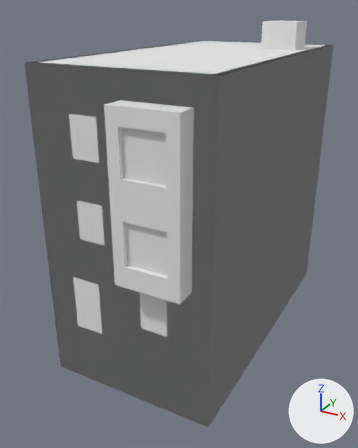
An edit to the glTF model assets/models/buildings/res_old/bld_res_old_c.glb, drawn before and after from the same camera.
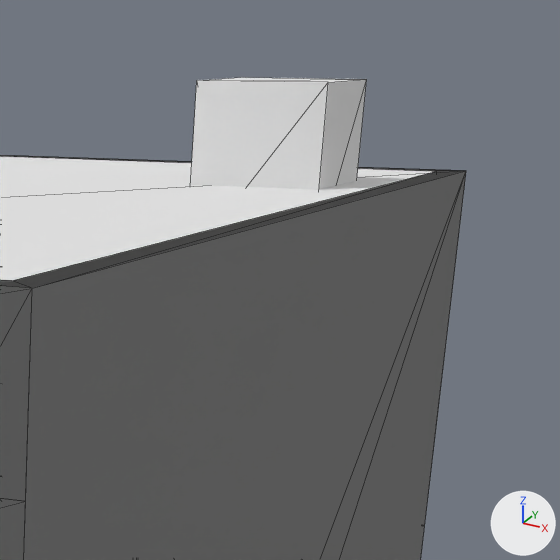
There are two pictures of each version: one whole from a camera (50 mm lens) standing at (9.14, -18.98, 11.59) and looking at (-0.52, -1.41, 2.81), one close up on the part from 59% to 100% of the width and 0% to 33% of the height. Arrows for +X, +Y and +Z are at lower right; the lights stay in place. The older version's two pictures come first. The close-ups show mesh edges as thin lines. Objects named as collision shapes, trigger or cutter boxes, shadow casters or lower levels of detail are left out. Vertices at exactly the same position are counted once.

Names of what the first close-up shows: 'bld_res_old_c_LOD0', 'bld_res_old_c_PROXY'.
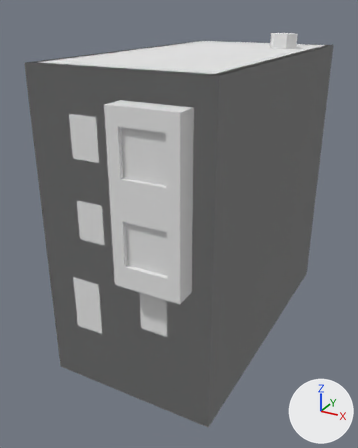
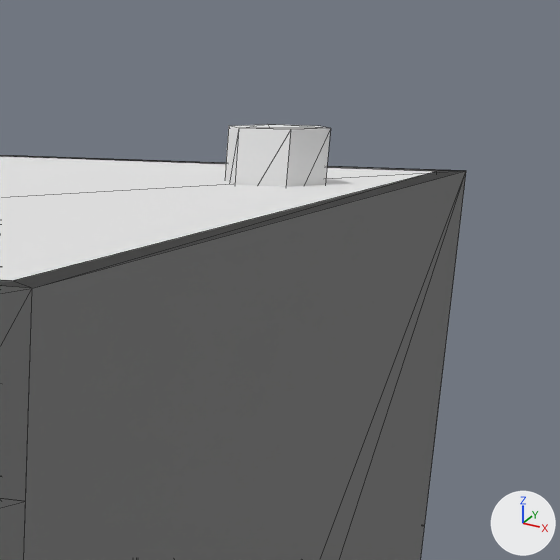
Patch to the scene script:
```diff
--- a/assets/models/buildings/res_old/bld_res_old_c.glb.py
+++ b/assets/models/buildings/res_old/bld_res_old_c.glb.py
@@ me_bld_res_old_c_lod0 @@
 # used by ob_bld_res_old_c_lod0; location = (0.0, 0.0, 0.0)
-me_bld_res_old_c_lod0.from_pydata(...)  # 130 vertices, 182 faces; spans x -3.5..3.5, y -7.3..6.5, z -2.5..11.0
+me_bld_res_old_c_lod0.from_pydata(...)  # 142 vertices, 196 faces; spans x -3.5..3.5, y -7.3..6.5, z -2.5..10.5
+# me_bld_res_old_c_lod0 part 1: the loose piece of 8 vertices spanning x 1.25..2.75, y 2.75..4.25, z 9.0..11.0 is rebuilt with 12 vertices and now spans x 1.4..2.6, y 2.98..4.02, z 9.4..10.5
+# other edits to the shape of me_bld_res_old_c_lod0 do not show in these pictures
 me_bld_res_old_c_lod0.materials.append(mat_mat_kit)
```

What differs and where, as boxes (x1, y1, x2, y2) in the close-ups (560 x 560 px):
'bld_res_old_c_LOD0', reshaped
    before: (0, 77, 466, 560)
    after: (0, 124, 466, 560)
part 1 of me_bld_res_old_c_lod0, rebuilt (40% narrower, 44% shorter)
    before: (190, 77, 366, 190)
    after: (225, 124, 330, 187)
